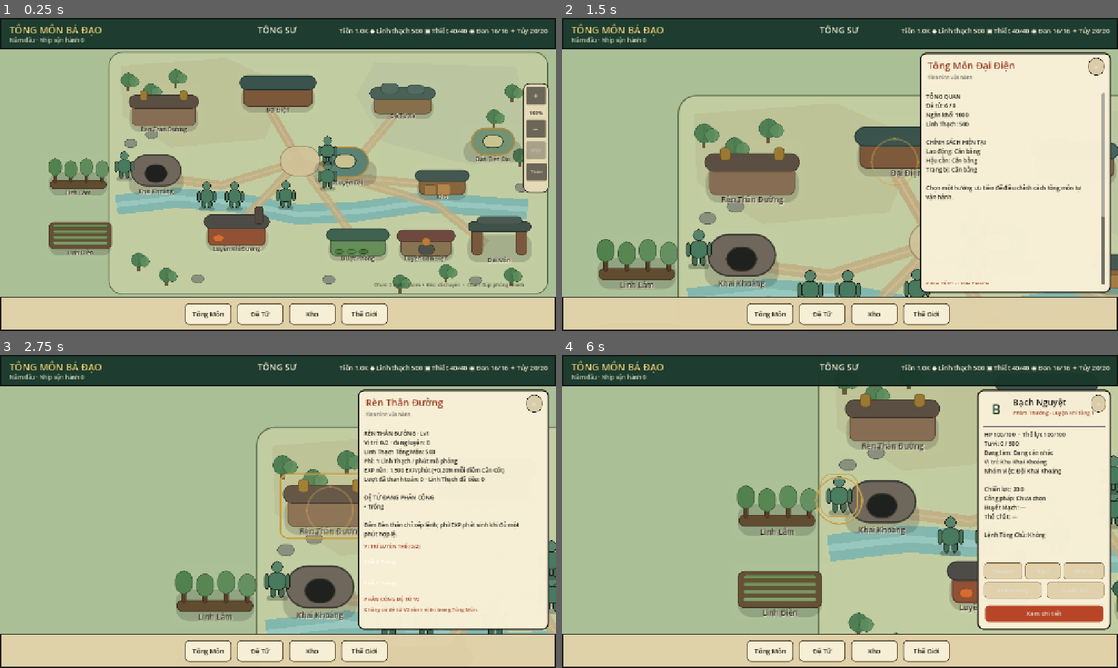
Above: before the commit, frames 1-4 (two rows, left to right).
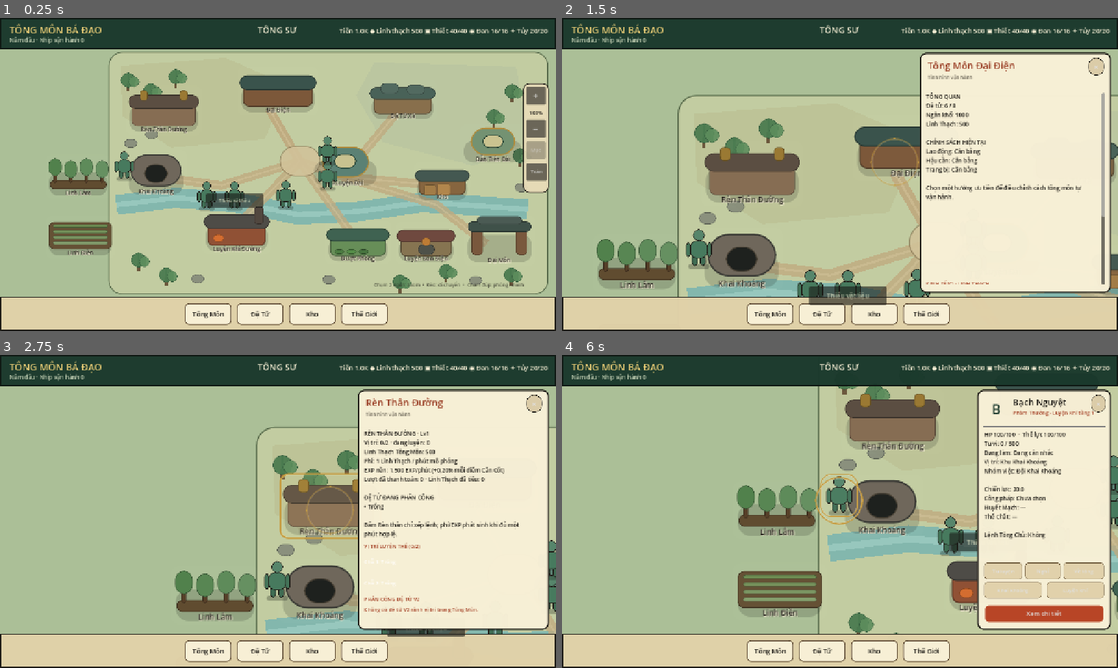
Above: after the commit, the same moments.

Repository: vuanhtuan161094-byte/TongMonBaDao
Game: Godot game, scene res://scenes/p3/p3_2_landscape_sect.tscn
Same seed, same stepped clock (60 frames per second), same inputs: the game is played once before the commit and once after it.
Inputs (mouse positions are in pixels of both pictures, inside the frame that each line leads up to):
- Up to frame 1 (0.25 s): no input
- Up to frame 2 (1.5 s): click (840, 89) at 0.5 s; click (1073, 161) at 1.25 s
- Up to frame 3 (2.75 s): click (189, 511) at 2 s
- Up to frame 4 (6 s): click (990, 667) at 2.75 s; click (884, 589) at 3.5 s; click (778, 511) at 4.25 s; click (778, 589) at 5 s; click (840, 411) at 5.77 s

The runs differ from the first frame. In frame 1, 0.4% of the frame differs, in the area x 37-48%, y 56-61%; in frame 2, 0.8%, in the area x 44-59%, y 85-92%; in frame 3, 0.3%; in frame 4, 0.3%.

Commit message:
ECON-V2 bulk: scale common Forge inputs under canonical Warehouse

Diff:
--- a/godot/src/simulation/equipment/equipment_system.gd
+++ b/godot/src/simulation/equipment/equipment_system.gd
@@ -36,26 +36,31 @@
     "thanh_thiet_kiem": {
         "name":"Thanh Thiết Kiếm", "slot":"weapon", "path":"sword", "element":"metal", "base_price":84,
         "materials":{"thanh_thiet":3, "linh_moc":1},
+        "cultivation_realm_tier":2, "body_realm_tier":0,
         "stats":{"combat_power":6.0, "skill_effect":0.10, "basic_speed":0.08, "basic_ratio":0.05}
     },
     "huyen_thiet_quyen_sao": {
         "name":"Huyền Thiết Quyền Sáo", "slot":"weapon", "path":"body", "element":"earth", "base_price":82,
         "materials":{"thanh_thiet":3, "tinh_lang_bi":1},
+        "cultivation_realm_tier":2, "body_realm_tier":1,
         "stats":{"combat_power":5.5, "skill_effect":0.11, "defense_reduction":0.04, "basic_ratio":0.09}
     },
     "linh_moc_phap_truong": {
         "name":"Linh Mộc Pháp Trượng", "slot":"weapon", "path":"spell", "element":"wood", "base_price":88,
         "materials":{"linh_moc":3, "yeu_dan":1},
+        "cultivation_realm_tier":2, "body_realm_tier":0,
         "stats":{"combat_power":4.5, "skill_effect":0.13, "basic_range":0.45, "basic_speed":0.04}
     },
     "tinh_lang_giap": {
         "name":"Tinh Lang Giáp", "slot":"armor", "path":"body", "element":"earth", "base_price":76,
         "materials":{"tinh_lang_bi":3, "thanh_thiet":1},
+        "cultivation_realm_tier":2, "body_realm_tier":1,
         "stats":{"combat_power":1.5, "defense_reduction":0.12, "move_speed":-0.03}
     },
     "hoa_van_ngoc": {
         "name":"Hỏa Vân Ngọc", "slot":"talisman", "path":"spell", "element":"fire", "base_price":92,
         "materials":{"yeu_dan":2, "linh_moc":1},
+        "cultivation_realm_tier":2, "body_realm_tier":0,
         "stats":{"combat_power":2.0, "skill_effect":0.16, "basic_range":0.20}
     }
 }
@@ -67,6 +72,7 @@
 var paths := CultivationPathSystem.new()
 var combat_skills := CombatSkillSystem.new()
 var warehouse := WarehouseSystem.new()
+var production_plans := ProductionPlanRegistry.new()
 
 func initialize(state: SimulationState) -> void:
     if not state.sect.combat_skills_enabled:
@@ -134,13 +140,38 @@
         state.sect.equipment_event_count += 1
     return moved
 
+func crafting_requirements(state: SimulationState, recipe_id: StringName) -> Dictionary:
+    var data := recipe(recipe_id)
+    var raw = data.get("materials", {})
+    var result: Dictionary = raw.duplicate(true) if raw is Dictionary else {}
+    if state == null or not state.sect.p3_7_resources_enabled:
+        return result
+
+    # Scale only abundant common materials. Rare/discrete drops keep their
+    # original unit counts so a bulk economy does not inflate boss/rare loot.
+    var ids: Array = result.keys()
+    for raw_id in ids:
+        var material_id := StringName(raw_id)
+        result[str(material_id)] = production_plans.scale_common_requirement(
+            material_id, int(result[raw_id])
+        )
+        if str(raw_id) != str(material_id):
+            result.erase(raw_id)
+    return result
+
+func cultivation_realm_tier(recipe_id: StringName) -> int:
+    return clampi(int(recipe(recipe_id).get("cultivation_realm_tier",0)),0,DiscipleRealmProgressV2.MAX_REALM)
+
+func body_realm_tier(recipe_id: StringName) -> int:
+    return clampi(int(recipe(recipe_id).get("body_realm_tier",0)),0,DiscipleRealmProgressV2.MAX_REALM)
+
 func can_craft(state: SimulationState, recipe_id: StringName) -> bool:
     if not state.sect.equipment_enabled:
         return false
     var data: Dictionary = recipe(recipe_id)
     if data.is_empty():
         return false
-    var materials: Dictionary = data.get("materials", {})
+    var materials: Dictionary = crafting_requirements(state,recipe_id)
     if state.sect.p3_7_resources_enabled:
         return warehouse.can_consume_requirements(state, materials)
     for raw_id in materials.keys():
@@ -152,7 +183,7 @@
     if not can_craft(state, recipe_id):
         return {}
     var data: Dictionary = recipe(recipe_id)
-    var materials: Dictionary = data.get("materials", {})
+    var materials: Dictionary = crafting_requirements(state,recipe_id)
     if state.sect.p3_7_resources_enabled:
         if not warehouse.consume_requirements(state, materials):
             return {}
